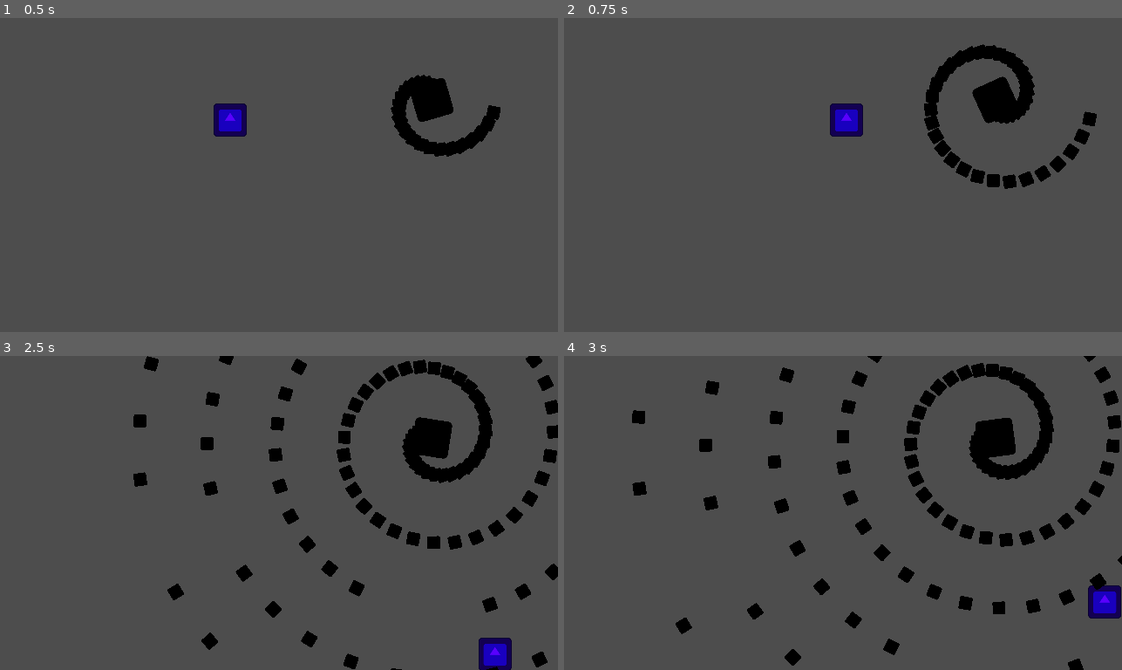
Above: before the commit, frames 1-4 (two rows, left to right).
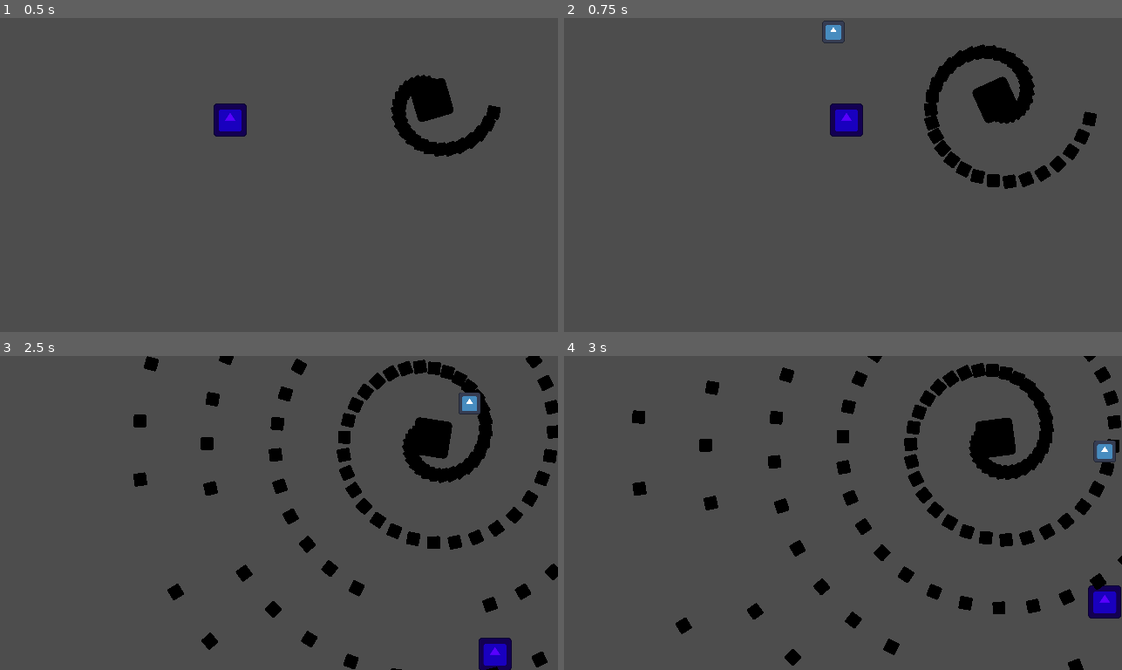
Above: after the commit, the same moments.

Repository: uRodolfo/TinyHou-Imperishable-Night
Game: Godot game, scene res://Scenes/Game.tscn
The game is run twice, just before and just after one commit, with the same random seed, the same clock (stepped at 60 frames per second) and the same inputs. The engine's default icon, where the game draws it, is replaced by a stand-in: a white triangle on a blue panel in a dark square.
Inputs:
- Up to frame 1 (0.5 s): no input
- Up to frame 2 (0.75 s): hold Right (ui_right) from 0.53 s (still down); hold Z (Shoot) from 0.53 s (still down)
- Up to frame 3 (2.5 s): release Right (ui_right) at 1.28 s; release Z (Shoot) at 1.28 s; hold Down (ui_down) 1.28-2.03 s; tap Z (Shoot) at 1.35, 2.3 s; hold Right (ui_right) from 2.03 s (still down); hold Shift from 2.03 s (still down)
- Up to frame 4 (3 s): release Right (ui_right) at 2.78 s; release Shift at 2.78 s; hold Up (ui_up) from 2.78 s (still down); tap Z (Shoot) at 2.85 s

Frame 1 is identical in both runs. In frame 2, 0.2% of the frame differs, in the area x 46-51%, y 0-9%; in frame 3, 0.2%, in the area x 82-87%, y 11-19%; in frame 4, 0.2%.

Commit message:
Player pode atirar agora
yippe!!!!!

Mudanças no código de player
Criação de Cena Playerbullet

Diff:
--- a/Scenes/Bullet.tscn
+++ b/Scenes/Bullet.tscn
@@ -1,22 +1,22 @@
-[gd_scene load_steps=4 format=3 uid="uid://csg4xfj5qtoyv"]
+[gd_scene format=3 uid="uid://csg4xfj5qtoyv"]
 
-[ext_resource type="Script" path="res://Scripts/Bullet.gd" id="1_4hpmf"]
+[ext_resource type="Script" uid="uid://vkpe2610a55s" path="res://Scripts/Bullet.gd" id="1_4hpmf"]
 [ext_resource type="Texture2D" uid="uid://lt75gs2scyqk" path="res://Sprites/icon.svg" id="1_d6hp8"]
 
 [sub_resource type="CircleShape2D" id="CircleShape2D_hunpp"]
 radius = 7.0
 
-[node name="Node2D" type="Node2D"]
+[node name="Node2D" type="Node2D" unique_id=1928259072]
 script = ExtResource("1_4hpmf")
 
-[node name="Area2D" type="Area2D" parent="."]
+[node name="Area2D" type="Area2D" parent="." unique_id=785172095]
 position = Vector2(-6, -6)
 
-[node name="CollisionShape2D" type="CollisionShape2D" parent="Area2D"]
+[node name="CollisionShape2D" type="CollisionShape2D" parent="Area2D" unique_id=1430671957]
 position = Vector2(6, 6)
 shape = SubResource("CircleShape2D_hunpp")
 
-[node name="Sprite2D" type="Sprite2D" parent="."]
+[node name="Sprite2D" type="Sprite2D" parent="." unique_id=619608024]
 self_modulate = Color(0, 0, 0, 1)
 scale = Vector2(0.115625, 0.115625)
 texture = ExtResource("1_d6hp8")
--- a/Scenes/Player.tscn
+++ b/Scenes/Player.tscn
@@ -39,6 +39,6 @@
 position = Vector2(0, -21)
 
 [node name="Shootspeed" type="Timer" parent="." unique_id=1397607685]
-wait_time = 0.3
+wait_time = 0.1
 
 [connection signal="timeout" from="Shootspeed" to="." method="_on_shootspeed_timeout"]
--- a/Scenes/Playerbullet.tscn
+++ b/Scenes/Playerbullet.tscn
@@ -4,13 +4,13 @@
 [ext_resource type="Texture2D" uid="uid://lt75gs2scyqk" path="res://Sprites/icon.svg" id="1_yqp1r"]
 
 [sub_resource type="RectangleShape2D" id="RectangleShape2D_v6rqe"]
-size = Vector2(36, 38)
+size = Vector2(24, 24)
 
 [node name="Playerbullet" type="Area2D" unique_id=1468636791]
 script = ExtResource("1_buixl")
 
 [node name="Sprite2D" type="Sprite2D" parent="." unique_id=1627763443]
-scale = Vector2(0.3125, 0.3125)
+scale = Vector2(0.2, 0.2)
 texture = ExtResource("1_yqp1r")
 
 [node name="CollisionShape2D" type="CollisionShape2D" parent="." unique_id=1961076961]
--- a/Scripts/player.gd
+++ b/Scripts/player.gd
@@ -5,7 +5,9 @@
 
 var canshoot = true
 
-var Bullet = preload("res://Scenes/Bullet.tscn")
+var Player_bullet = preload("res://Scenes/Playerbullet.tscn") # Bala do jogador
+
+@onready var player_bullet_spawnpos = $Spawnpos # Posição aonde as balas do jogador surgem
 
 func _physics_process(delta):
 	var direction = Vector2.ZERO
@@ -46,4 +48,9 @@
 
 #Método para spawnar as balas na posição do jogador
 func shoot():
-	var bullet = Bullet.instantiate()
+	var bullet = Player_bullet.instantiate() #Criar uma nova instância de player bullet e armazenar na variável local
+	bullet.position = player_bullet_spawnpos.global_position #Setar a posição da instância como a mesma de spawnpos
+	get_tree().current_scene.add_child(bullet) #Adcionar novo nó com a instância da bala do jogador
+
+	$Shootspeed.start() #Iniciar timer Shootspeed
+	canshoot = false #Fazer com que o jogador não possa atirar até o timer Shootspeed acabar
